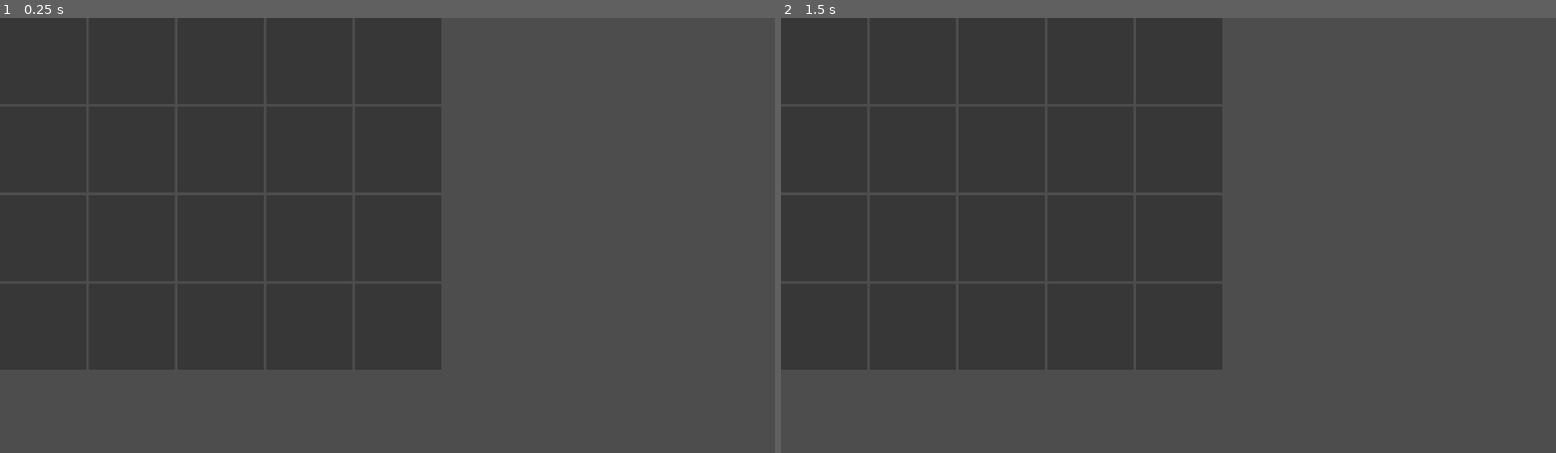
Above: before the commit, frames 1-2 (left to right).
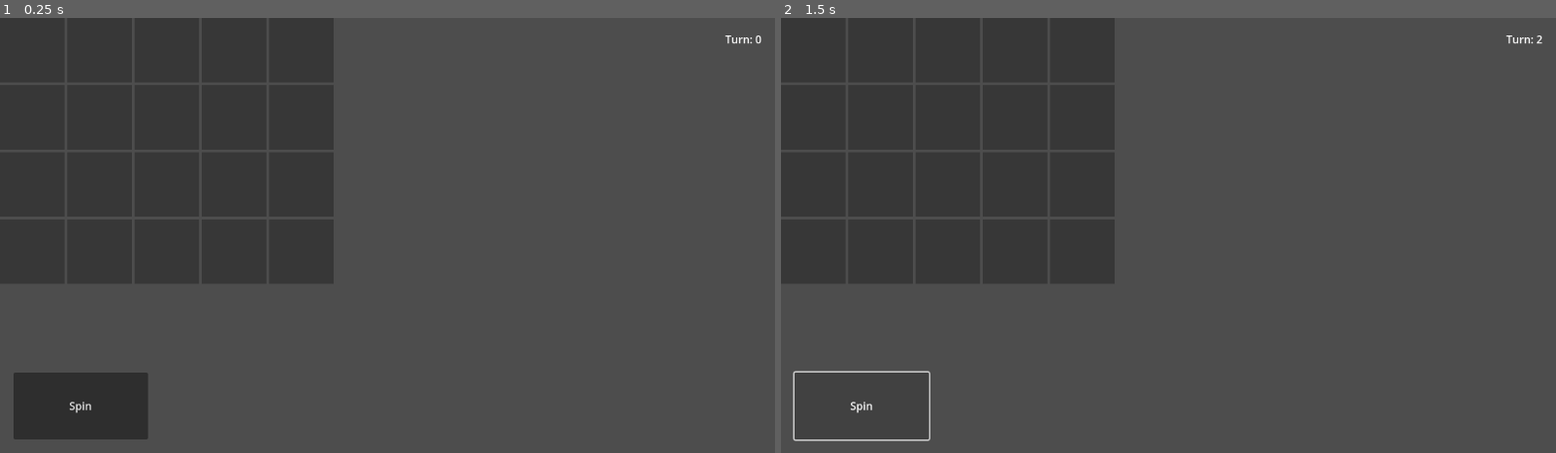
Above: after the commit, the same moments.

Repository: evian-christ/hian-godot-port
Game: Godot game, scene res://Game.tscn
Same seed, same stepped clock (60 frames per second), same inputs: the game is played once before the commit and once after it.
Inputs (mouse positions are in pixels of both pictures, inside the frame that each line leads up to):
- Up to frame 1 (0.25 s): no input
- Up to frame 2 (1.5 s): click (858, 405) at 0.5 s, where only the run after the commit has a clickable "Spin"; click (858, 405) at 1.25 s, where only the run after the commit has a clickable "Spin"

The runs differ from the first frame. In frame 1, 2.7% of the frame differs, in the area x 1-99%, y 4-97%; in frame 2, 0.3%.

Commit message:
feat: Add turn counter and spin button

Diff:
--- a/hian/Game.tscn
+++ b/hian/Game.tscn
@@ -1,9 +1,12 @@
-[gd_scene load_steps=2 format=3 uid="uid://dw5ix1b0j1tcv"]
+[gd_scene load_steps=3 format=3 uid="uid://dw5ix1b0j1tcv"]
 
 [ext_resource type="Script" path="res://Game.gd" id="1_abcde"]
+[ext_resource type="PackedScene" uid="uid://d0c6yqj1v8w7c" path="res://UI.tscn" id="2_abcde"]
 
 [node name="Game" type="Node2D"]
 script = ExtResource("1_abcde")
 
 [node name="GameBoard" type="GridContainer" parent="."]
 columns = 5
+
+[node name="UI" parent="." instance=ExtResource("2_abcde")]
--- /dev/null
+++ b/hian/GameManager.gd
@@ -0,0 +1,3 @@
+extends Node
+
+var turn = 0
--- a/hian/Slot.tscn
+++ b/hian/Slot.tscn
@@ -3,6 +3,6 @@
 [ext_resource type="Script" path="res://Slot.gd" id="1_v4y7m"]
 
 [node name="Slot" type="ColorRect"]
-custom_minimum_size = Vector2(128, 128)
+custom_minimum_size = Vector2(96, 96)
 color = Color(0.215686, 0.215686, 0.215686, 1)
 script = ExtResource("1_v4y7m")
--- /dev/null
+++ b/hian/UI.gd
@@ -0,0 +1,9 @@
+extends CanvasLayer
+
+@onready var turn_label = $MarginContainer/VBoxContainer/TopRow/TurnLabel
+
+func _process(delta):
+	turn_label.text = "Turn: " + str(GameManager.turn)
+
+func _on_spin_button_pressed():
+	GameManager.turn += 1
--- /dev/null
+++ b/hian/UI.tscn
@@ -0,0 +1,43 @@
+[gd_scene load_steps=2 format=3 uid="uid://d0c6yqj1v8w7c"]
+
+[ext_resource type="Script" path="res://UI.gd" id="1_xqyf4"]
+
+[node name="UI" type="CanvasLayer"]
+script = ExtResource("1_xqyf4")
+
+[node name="MarginContainer" type="MarginContainer" parent="."]
+anchors_preset = 15
+anchor_right = 1.0
+anchor_bottom = 1.0
+grow_horizontal = 2
+grow_vertical = 2
+theme_override_constants/margin_left = 20
+theme_override_constants/margin_top = 20
+theme_override_constants/margin_right = 20
+theme_override_constants/margin_bottom = 20
+
+[node name="VBoxContainer" type="VBoxContainer" parent="MarginContainer"]
+layout_mode = 2
+
+[node name="TopRow" type="HBoxContainer" parent="MarginContainer/VBoxContainer"]
+layout_mode = 2
+
+[node name="TopSpacer" type="Control" parent="MarginContainer/VBoxContainer/TopRow"]
+layout_mode = 2
+size_flags_horizontal = 3
+
+[node name="TurnLabel" type="Label" parent="MarginContainer/VBoxContainer/TopRow"]
+layout_mode = 2
+text = "Turn: 0"
+
+[node name="Spacer" type="Control" parent="MarginContainer/VBoxContainer"]
+layout_mode = 2
+size_flags_vertical = 3
+
+[node name="SpinButton" type="Button" parent="MarginContainer/VBoxContainer"]
+custom_minimum_size = Vector2(200, 100)
+layout_mode = 2
+size_flags_horizontal = 0
+text = "Spin"
+
+[connection signal="pressed" from="MarginContainer/VBoxContainer/SpinButton" to="." method="_on_spin_button_pressed"]
--- a/hian/project.godot
+++ b/hian/project.godot
@@ -15,6 +15,10 @@
 config/icon="res://icon.svg"
 run/main_scene="res://Game.tscn"
 
+[autoload]
+
+GameManager="*res://GameManager.gd"
+
 [rendering]
 
 renderer/rendering_method="gl_compatibility"
Not shown, added: hian/GameManager.gd.uid
Not shown, added: hian/UI.gd.uid
